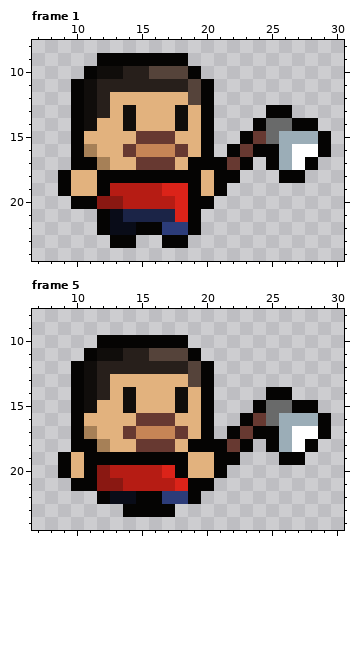
Pixel-art file -- images/aseprite/walk.aseprite. Above: the version before the commit.
32x32 pixels, 6 frames. Colours within 5 levels of each other are drawn and written as one. Shown: frame 1: x 7..30, y 8..24; frame 5: x 7..30, y 8..24. The commit also changed other frames, which this record leaves out.
After:
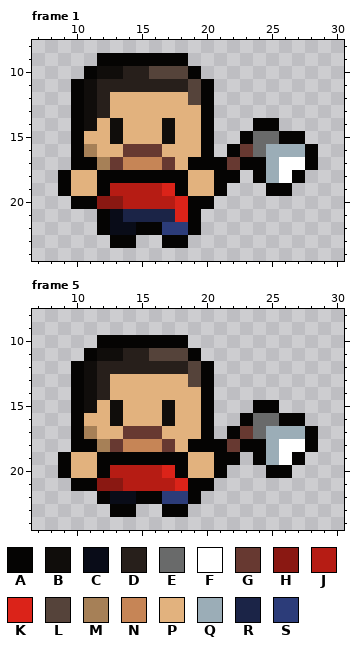
Palette (. is transparent): A #050403  B #100d0b  C #090c18  D #271f1b  E #696a6a  F #ffffff  G #673931  H #8a1812  J #b61c14  K #db2319  L #55433a  M #a68057  N #c68556  P #e2b27e  Q #9badb7  R #1b2447  S #2c3c79
Author's note on the commit: [ADD] Added downwards animations player and added shaking to enemies
Diff:
Frame 1, layers "Player", "Weapon":
y 13: x 14 B -> P; x 18 B -> P; x 25..26 AA -> ..
y 14: x 13..14 PB -> BP; x 17..18 PB -> BP; x 25..28 EEAA -> A...
y 15: x 13 P -> B; x 15..17 GGG -> PPB; x 24 G -> E; x 26..29 QQQA -> AA..
y 16: x 15..18 NNNG -> GGPP; x 24..25 AA -> EQ; x 27..29 FFA -> QA.
y 17: x 13..16 PPGG -> GNNN; x 24..26 .AQ -> AQF
y 18: x 19 A -> P; x 24..26 ..A -> AQF
y 19: x 18..19 KA -> AP; x 25..26 .. -> AA
Frame 5, layers "Player", "Weapon":
y 14: x 14 B -> P; x 18 B -> P; x 25..26 AA -> ..
y 15: x 13..14 PB -> BP; x 17..18 PB -> BP; x 25..28 EEAA -> A...
y 16: x 13 P -> B; x 15..17 GGG -> PPB; x 24 G -> E; x 26..29 QQQA -> AA..
y 17: x 15..18 NNNG -> GGPP; x 24..25 AA -> EQ; x 27..29 FFA -> QA.
y 18: x 13..16 PPGG -> GNNN; x 24..26 .AQ -> AQF
y 19: x 11 A -> P; x 24..26 ..A -> AQF
y 20: x 11..12 AH -> PA; x 25..26 .. -> AA
y 23: x 13 . -> A; x 15..16 AA -> ..; x 18 . -> A
